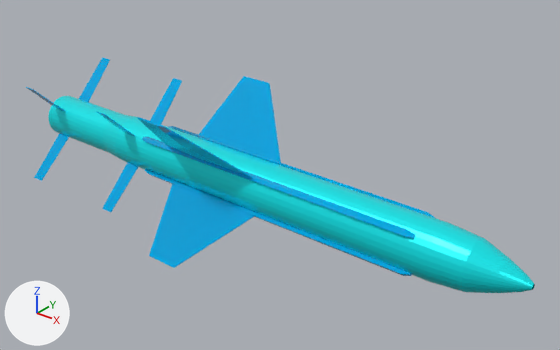
What one commit did to the FBX model data/model/FBX/Missile.fbx.
Rendered twice from a 50 mm lens placed at (14.8, -31.6, 20.8), pointed at (-11.4, 1.2, 0.4). Arrows for +X, +Y and +Z are at lower left; the lights stay in place. Where no turn or scale is listed for an object, it has been applied to the vertices.
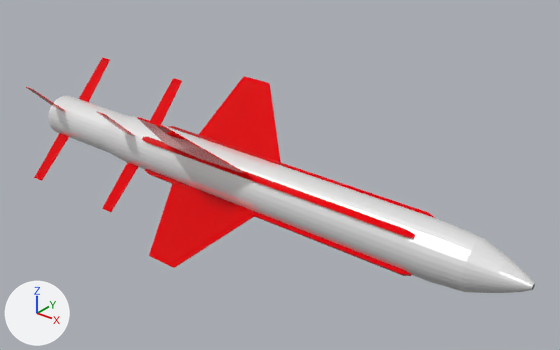
Changed parts and their boxes [x1, y1, x2, y2] in the pictures (560 x 350 px):
'Cylinder.001', recoloured: [26, 57, 535, 293] in both

Patch to the scene script:
```diff
--- a/data/model/FBX/Missile.fbx.py
+++ b/data/model/FBX/Missile.fbx.py
@@ mat_material_002 @@
 mat_material_002 = principled_material('Material.002')
-mat_material_002.base_color = (0.00423, 0.96, 1.0)  # cyan #0efaff
+mat_material_002.base_color = (1.0, 1.0, 1.0)  # white #ffffff
 mat_material_002.metallic = 0.497
@@ mat_material_001 @@
 mat_material_001 = principled_material('Material.001')
-mat_material_001.base_color = (0.0, 0.513, 1.0)  # cyan #00beff
+mat_material_001.base_color = (1.0, 0.0, 0.00241)  # red #ff0008
 mat_material_001.metallic = 0.452
```
